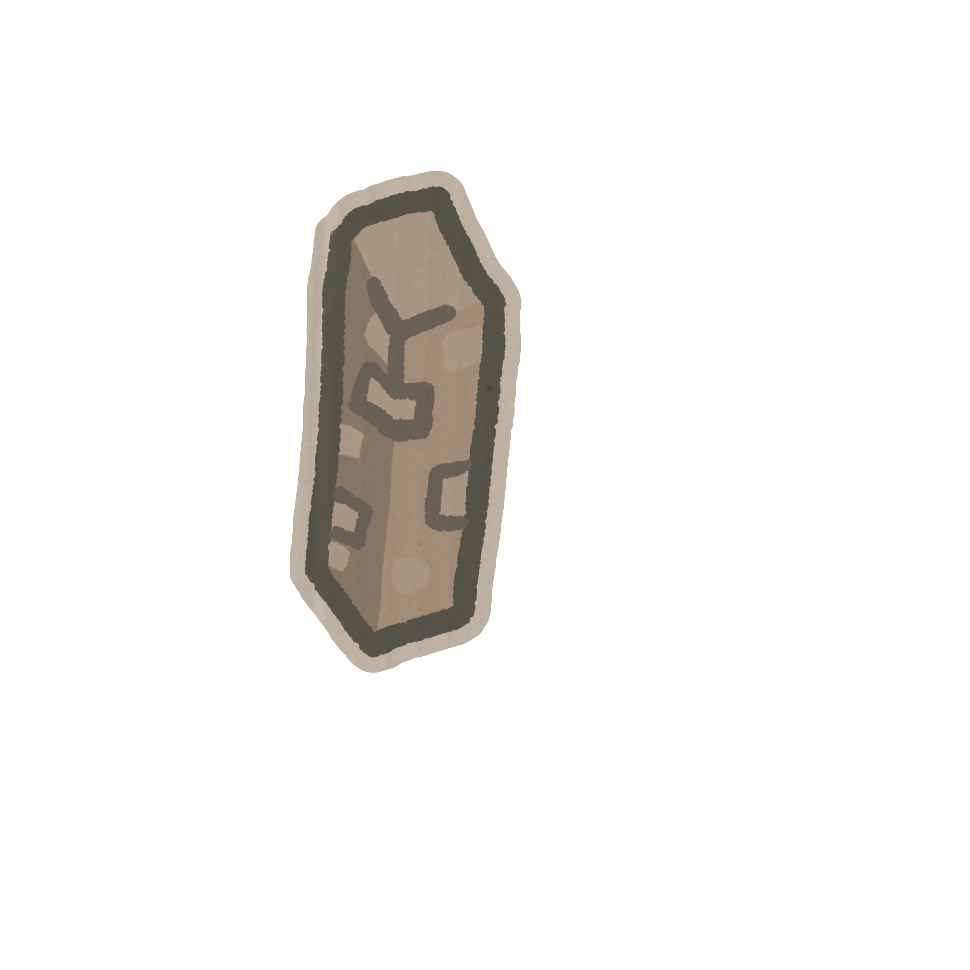
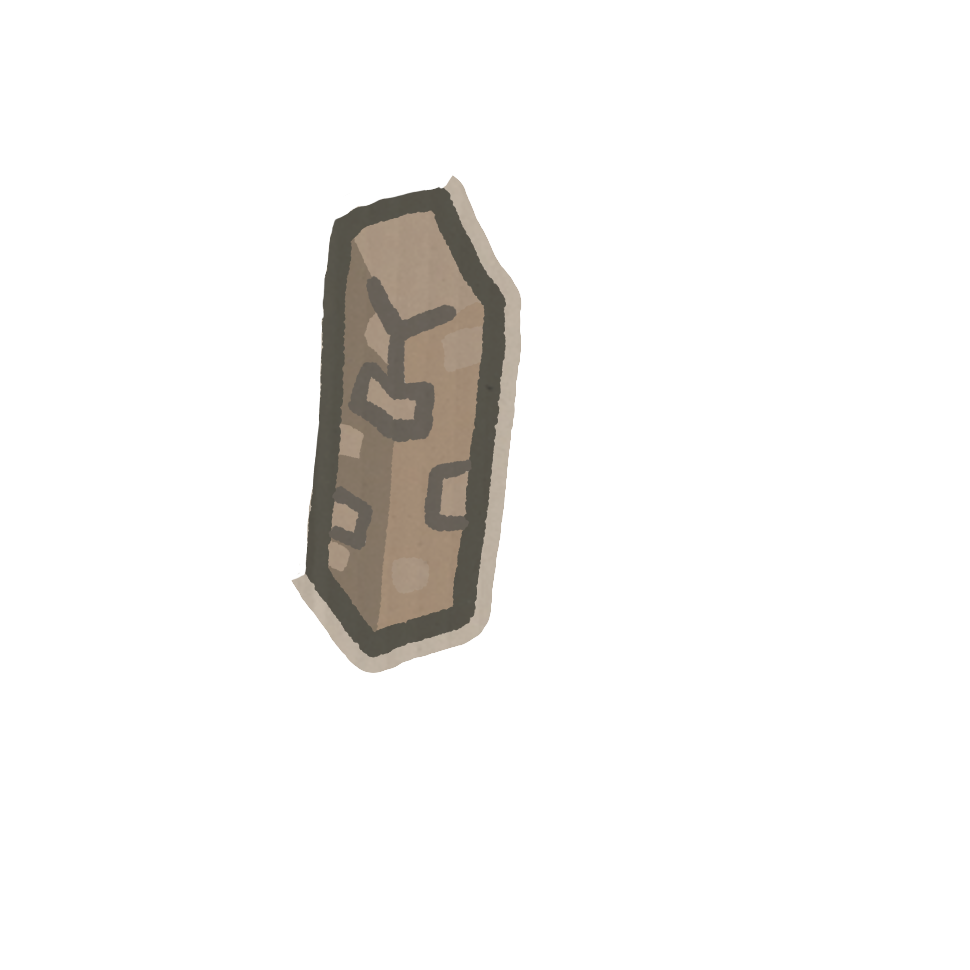
Layered file, before and after one edit (970×970). Changes by layer:
pixels changed over [289,171,453,581] (layer not identified)
